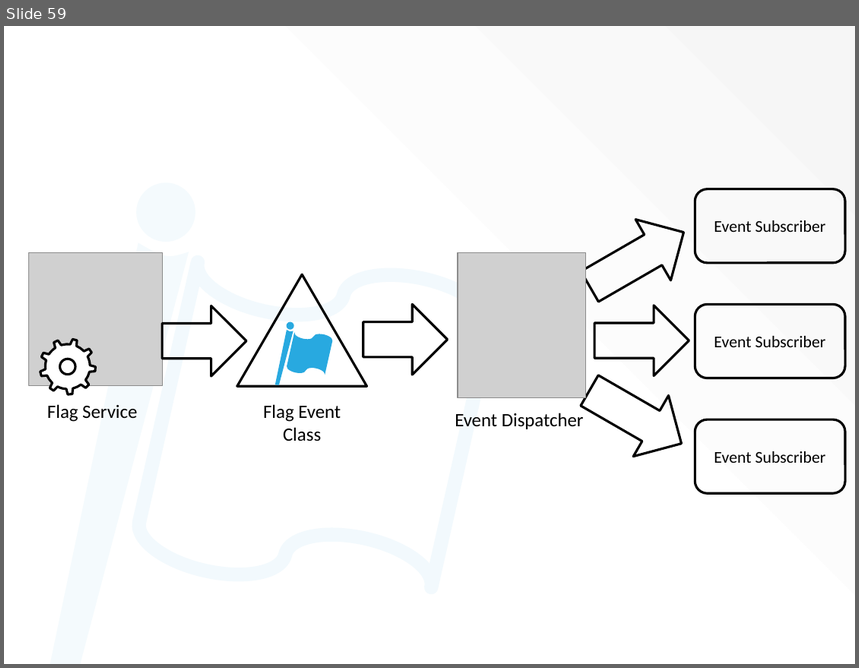
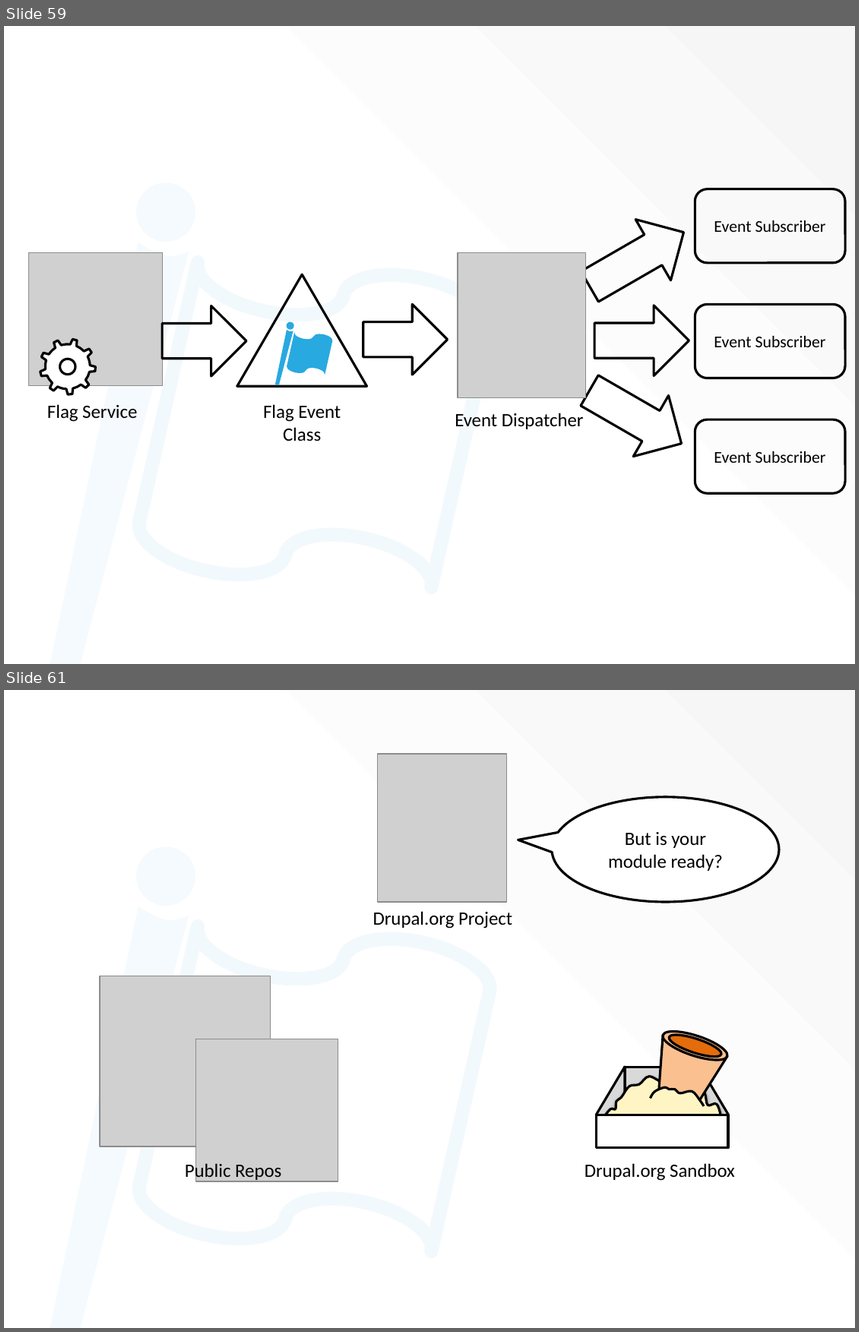
Before and after one commit to socketwench/portingFlagToDrupal8, a slide deck: src/flagOnD8.pptx. Shown one above the other, each under a label of ours: slide 59 before the commit, slides 59 and 61 after it; the slides between them are not shown. The pictures are 859x668 and 859x1332 pixels, drawn with LibreOffice and Linux fonts; fonts in the diff are those of the drawing; grey boxes stand for pictures; background and template pictures are left out. Boxes give left, top, right and bottom in pixels: in the first picture for what was removed or moved away, otherwise in the second. Text is boxed around its words. In the diff, an @@ line names an element or a change of style, - is before the commit and + after.

Commit message:
Copied changes from develop for Drupalcon Latin America 2015.

```diff
--- a/src/flagOnD8.pptx
+++ b/src/flagOnD8.pptx
@@ slide 61 added at (4,690,855,1328), background #FFFFFF; not listed: 4 template elements that a slide beside it also shows @@
@@ picture added at (377,754,506,902) @@
@@ speech bubble added at (552,797,779,902), fill #FFFFFF, outline #000000 2 pt, 16 pt, text #000000 @@
+But is your module ready?
@@ text added at (373,911,512,929), 16 pt, text #000000 @@
+Drupal.org Project
@@ picture added at (101,976,272,1147) @@
@@ ellipse added at (660,1025,731,1066), fill #FAC090, outline #000000 2 pt @@
@@ ellipse added at (667,1030,724,1061), fill #E46C0A, outline #000000 2 pt @@
@@ picture added at (196,1040,338,1182) @@
@@ trapezoid added at (645,1036,728,1109), fill #FAC090, outline #000000 2 pt @@
@@ parallelogram added at (597,1067,625,1147), fill #D9D9D9, outline #000000 2 pt @@
@@ freeform shape added at (602,1076,721,1132), fill #FFF5C4, outline #000000 2 pt @@
@@ rectangle added at (624,1067,699,1099), fill #D9D9D9, outline #000000 2 pt @@
@@ parallelogram added at (700,1067,728,1147), fill #D9D9D9, outline #000000 2 pt @@
@@ freeform shape added at (650,1087,704,1106), fill #FFF5C4, outline #000000 2 pt @@
@@ rectangle added at (597,1116,728,1149), fill #FFFFFF, outline #000000 2 pt @@
@@ text added at (185,1161,281,1181), 16 pt, text #000000 @@
+Public Repos
@@ text added at (585,1163,735,1181), 16 pt, text #000000 @@
+Drupal.org Sandbox
```
Also in this commit, not shown: 7 slides changed, 7 other slides added, 27 other files.
